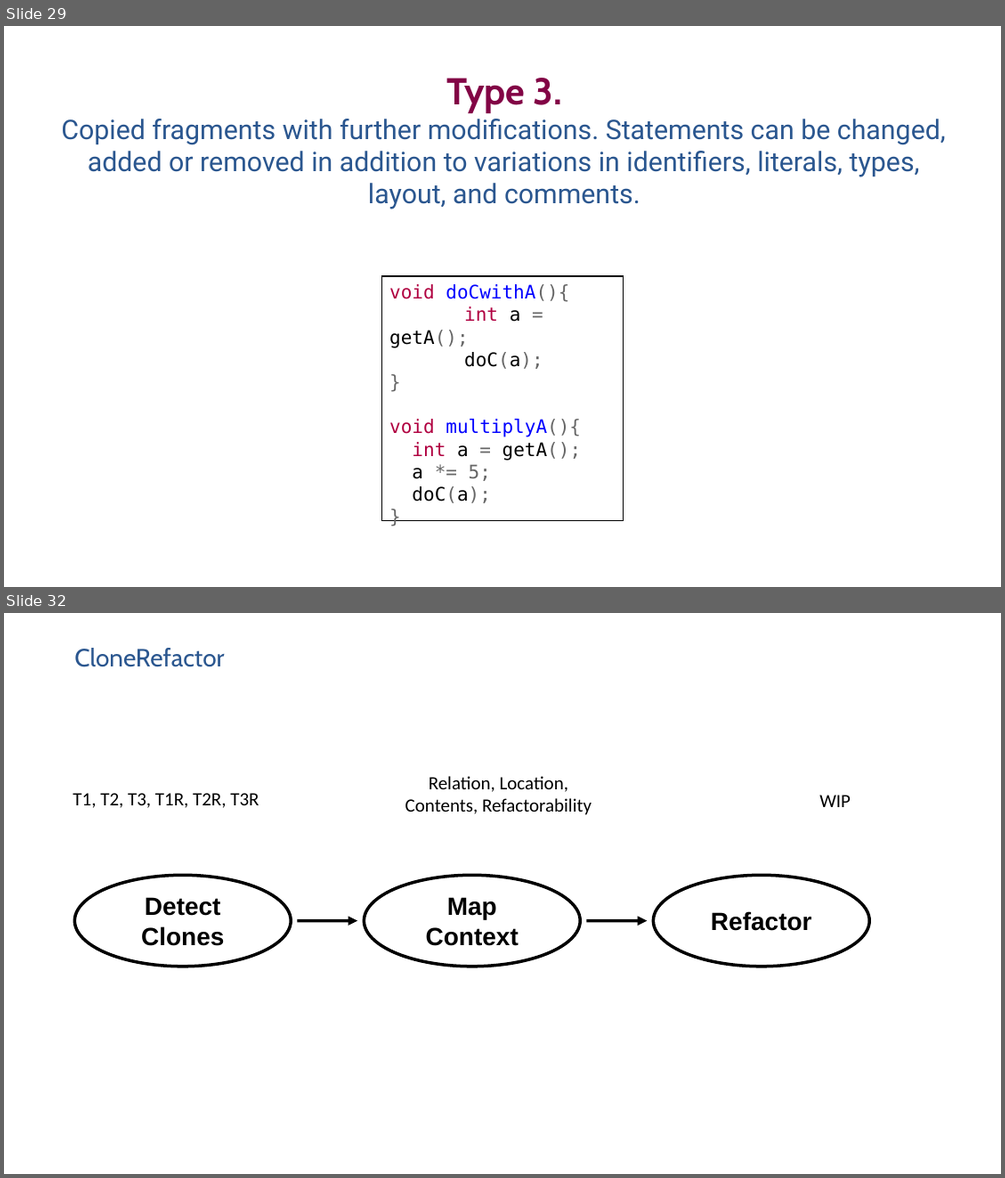
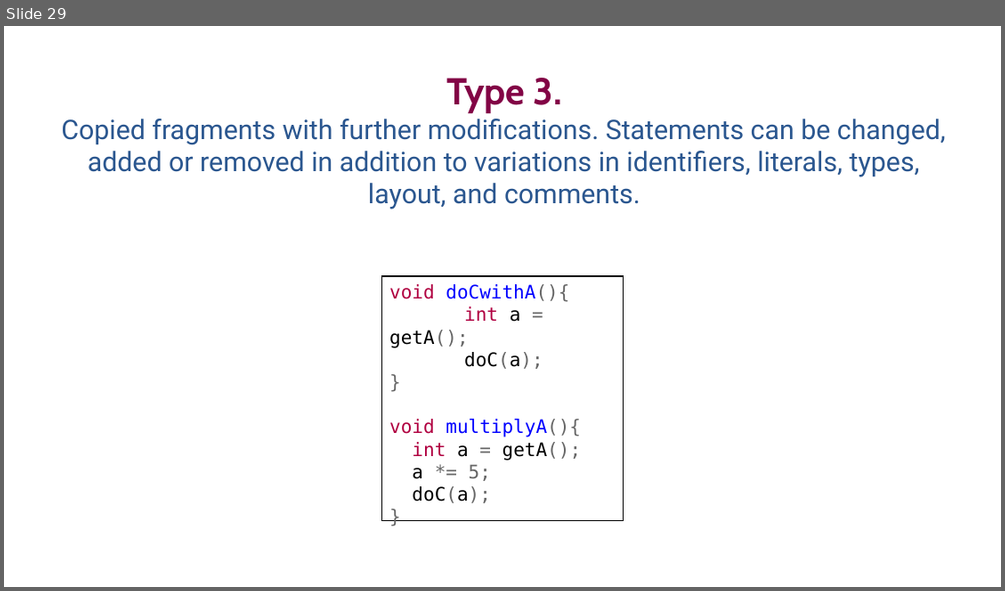
Before and after one commit to SimonBaars/Master-Thesis-Simon-Baars, a slide deck: presentations/FinalPresentation.odp. Shown one above the other, each under a label of ours: slides 29 and 32 before the commit, slide 29 after it; the slides between them are not shown. The pictures are 1005x1178 and 1005x591 pixels, drawn with LibreOffice and Linux fonts; fonts in the diff are those of the drawing. Boxes give left, top, right and bottom in pixels: in the first picture for what was removed or moved away, otherwise in the second. Text is boxed around its words. In the diff, an @@ line names an element or a change of style, - is before the commit and + after.

Commit message:
Types & Context

```diff
--- a/presentations/FinalPresentation.odp
+++ b/presentations/FinalPresentation.odp
@@ slide 32 removed at (x1=4, y1=613, x2=1001, y2=1174), background #FFFFFF @@
@@ free removed at (x1=74, y1=643, x2=922, y2=675) @@
-CloneRefactor
@@ text removed at (x1=73, y1=793, x2=259, y2=808) @@
-T1, T2, T3, T1R, T2R, T3R
@@ text removed at (x1=405, y1=776, x2=591, y2=815) @@
-Relation, Location, Contents, Refactorability
@@ text removed at (x1=819, y1=795, x2=850, y2=807) @@
-WIP
@@ ellipse removed at (x1=74, y1=875, x2=291, y2=966) @@
-Detect Clones
@@ ellipse removed at (x1=364, y1=875, x2=580, y2=966) @@
-Map Context
@@ ellipse removed at (x1=653, y1=875, x2=869, y2=966) @@
-Refactor
@@ arrow removed from (297, 920) to (357, 920) @@
@@ arrow removed from (587, 920) to (647, 920) @@
```
Also in this commit, not shown: 2 slides changed, 6 slides added, 3 other slides removed.
